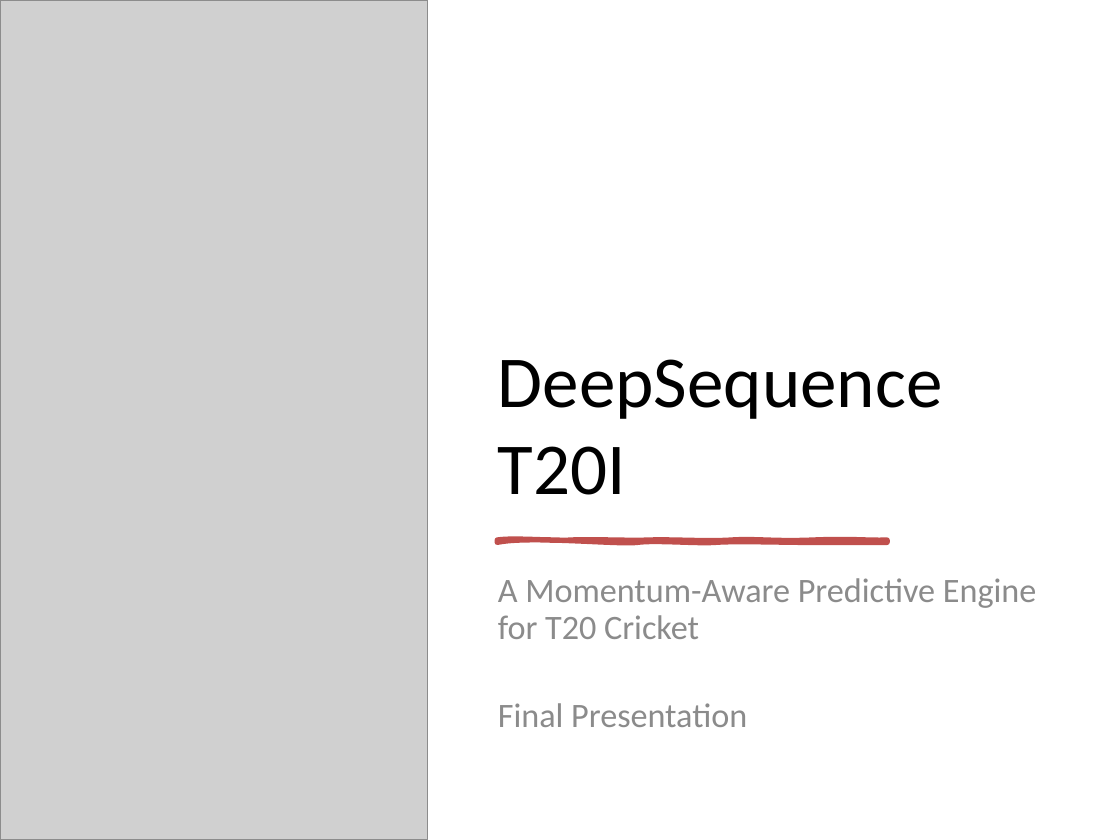
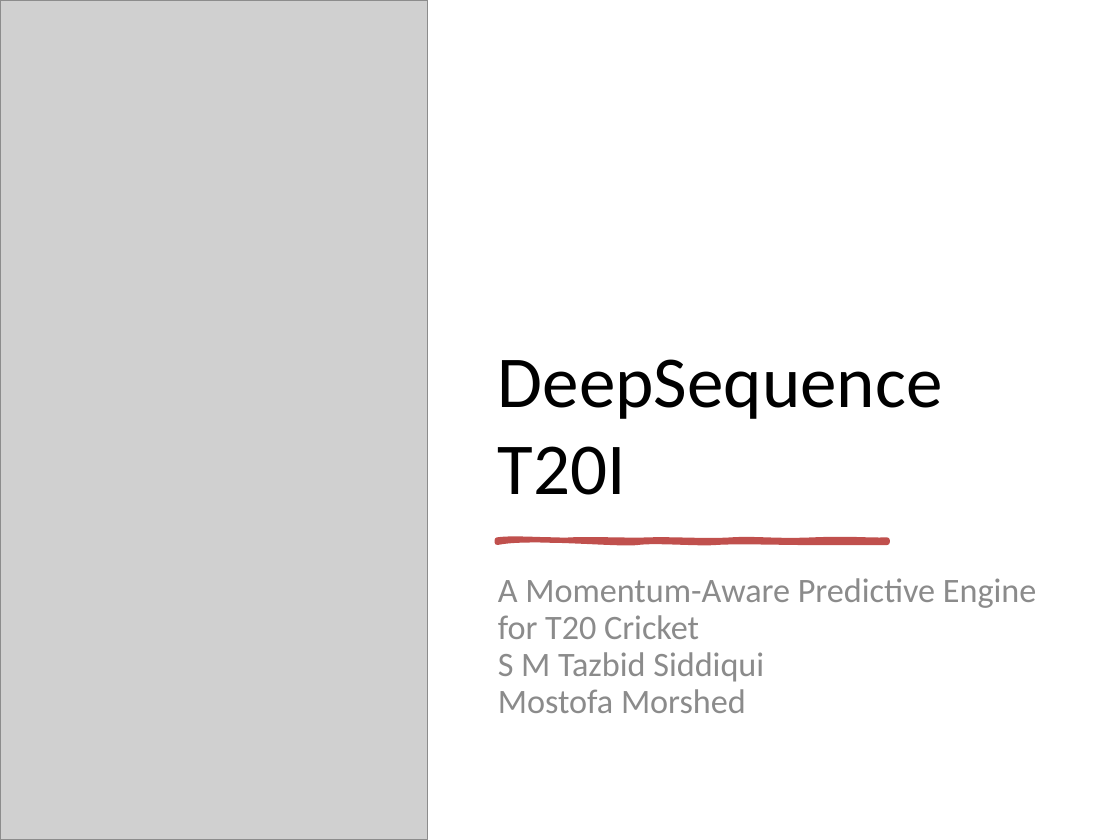
Before and after one commit to tazbidz01/deepsequence-t20i, a slide deck: slide 1 of DeepSequence_Final_Presentation_V3.pptx. Drawn at 1120x840 pixels with LibreOffice and Linux fonts; fonts in the diff are those of the drawing; grey boxes stand for pictures. Boxes give left, top, right and bottom in pixels: in the first picture for what was removed or moved away, otherwise in the second. Text is boxed around its words. In the diff, an @@ line names an element or a change of style, - is before the commit and + after.

```diff
--- a/DeepSequence_Final_Presentation_V3.pptx
+++ b/DeepSequence_Final_Presentation_V3.pptx
@@ subtitle at [498,578,1036,713]: text changed @@
-A Momentum-Aware Predictive Engine for T20 Cricket
-Final Presentation
+A Momentum-Aware Predictive Engine for T20 Cricket
+S M Tazbid Siddiqui
+Mostofa Morshed
```
Also in this commit, not shown: 2 other slides changed, 1 slide added, 10 other files.
